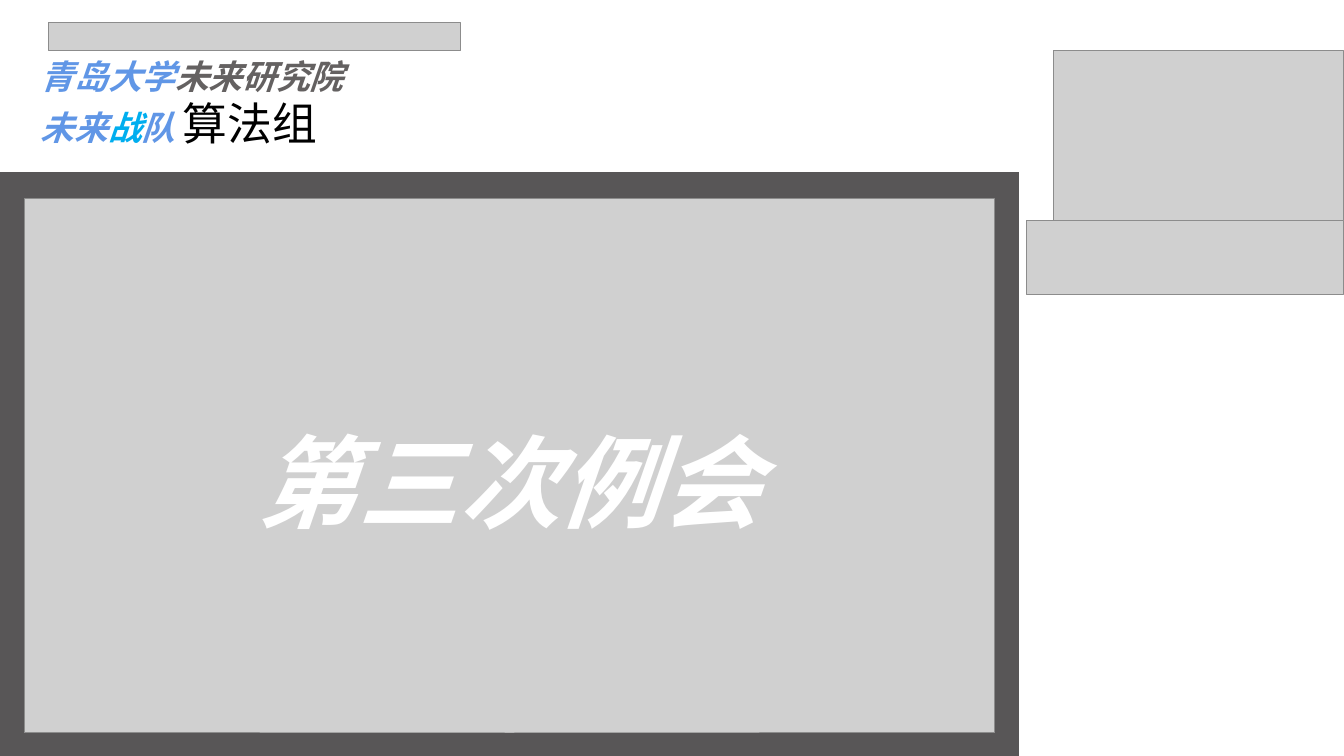
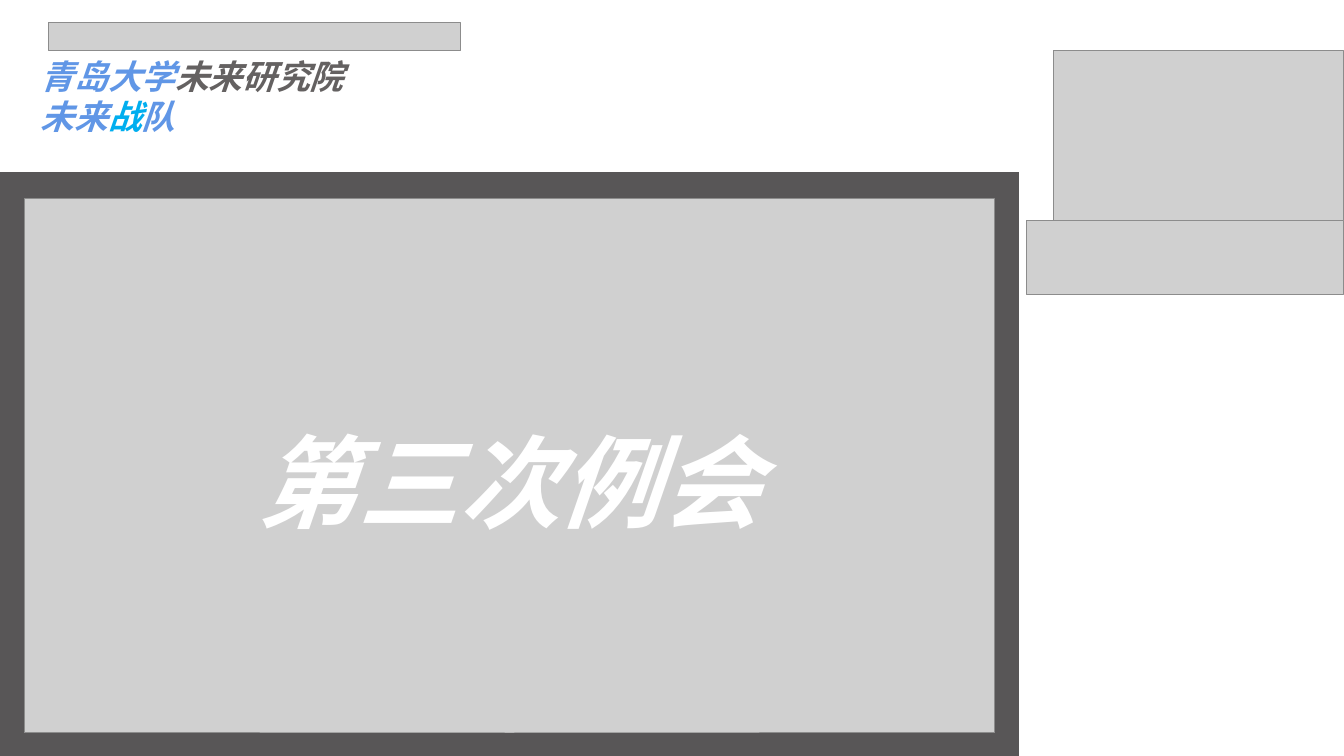
Before and after one commit to qdu-rm-cv/cv_note, a slide deck: slide 1 of PPTX/第三次组会.pptx. Drawn at 1344x756 pixels with LibreOffice and Linux fonts; fonts in the diff are those of the drawing; grey boxes stand for pictures. Boxes give left, top, right and bottom in pixels: in the first picture for what was removed or moved away, otherwise in the second. Text is boxed around its words. In the diff, an @@ line names an element or a change of style, - is before the commit and + after.

```diff
--- a/PPTX/第三次组会.pptx
+++ b/PPTX/第三次组会.pptx
@@ text at box(41, 100, 175, 132): text changed @@
-未来战队 算法组
+未来战队
```
Also in this commit, not shown: 1 other slide changed, 3 slides added, 3 slides removed, 12 other files.
